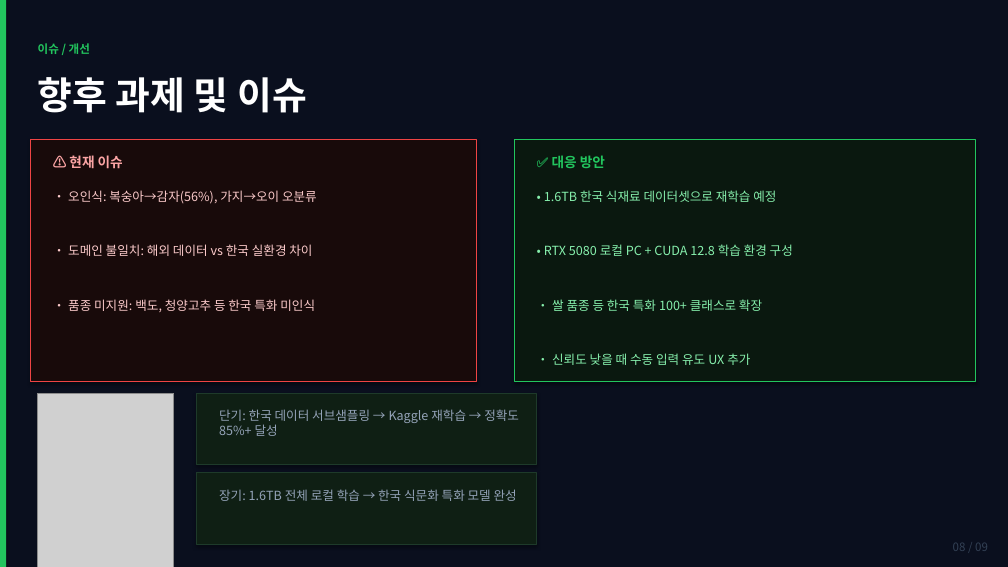
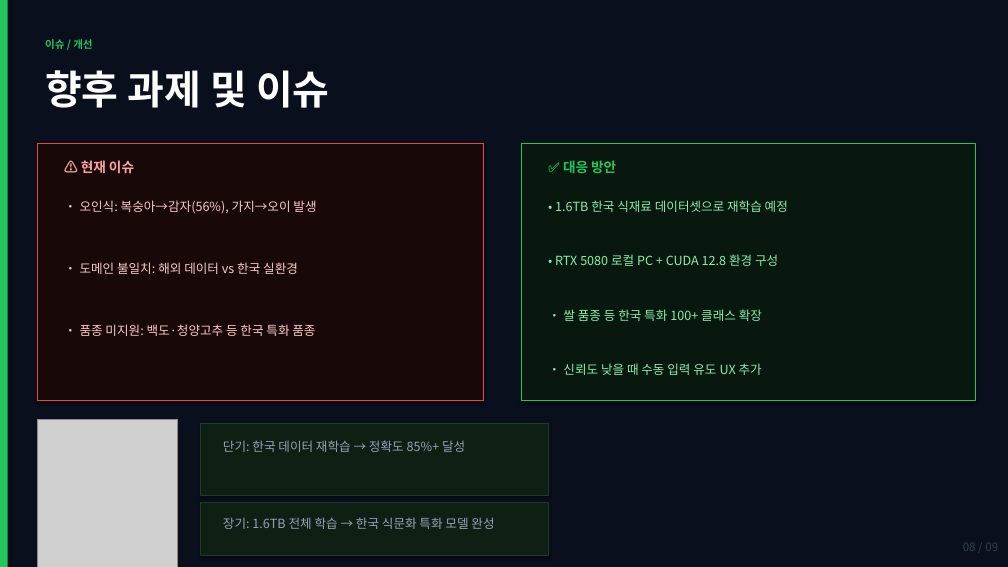
Before and after one commit to jerrryyy12/freeze, a slide deck: slide 8 of Freeze_발표자료.pptx. Drawn at 1008x567 pixels with LibreOffice and Linux fonts; fonts in the diff are those of the drawing; grey boxes stand for pictures. Boxes give left, top, right and bottom in pixels: in the first picture for what was removed or moved away, otherwise in the second. Text is boxed around its words. In the diff, an @@ line names an element or a change of style, - is before the commit and + after.

```diff
--- a/Freeze_발표자료.pptx
+++ b/Freeze_발표자료.pptx
@@ text "이슈 / 개선": place and size @@
-text "이슈 / 개선" at bbox=[38, 43, 90, 54]
+text "이슈 / 개선" at bbox=[45, 39, 92, 49]
@@ text "이슈 / 개선" at bbox=[45, 39, 92, 49]: size 11 to 10 pt @@
@@ text "향후 과제 및 이슈": place and size @@
-text "향후 과제 및 이슈" at bbox=[38, 77, 307, 113]
+text "향후 과제 및 이슈" at bbox=[45, 70, 329, 108]
@@ text "향후 과제 및 이슈" at bbox=[45, 70, 329, 108]: size 36 to 38 pt @@
@@ rectangle: place and size @@
-rectangle at bbox=[30, 140, 476, 382]
+rectangle at bbox=[38, 144, 484, 401]
@@ rectangle at bbox=[38, 144, 484, 401]: fill #180A0A to #180808 @@
@@ rectangle: place and size @@
-rectangle at bbox=[514, 140, 975, 382]
+rectangle at bbox=[522, 144, 975, 401]
@@ rectangle at bbox=[522, 144, 975, 401]: fill #0A180F to #08180E @@
@@ text "⚠️ 현재 이슈": place and size @@
-text "⚠️ 현재 이슈" at bbox=[69, 155, 123, 169]
+text "⚠️ 현재 이슈" at bbox=[81, 160, 134, 174]
@@ text "✅ 대응 방안": place and size @@
-text "✅ 대응 방안" at bbox=[552, 155, 605, 168]
+text "✅ 대응 방안" at bbox=[563, 160, 616, 173]
@@ text at bbox=[80, 200, 316, 214]: text changed @@
-• 오인식: 복숭아→감자(56%), 가지→오이 오분류
+• 오인식: 복숭아→감자(56%), 가지→오이 발생
@@ text "• 1.6TB 한국 식재료 데이터셋으로 ...": place and size @@
-text "• 1.6TB 한국 식재료 데이터셋으로 ..." at bbox=[544, 190, 776, 202]
+text "• 1.6TB 한국 식재료 데이터셋으로 ..." at bbox=[555, 200, 788, 212]
@@ text at bbox=[80, 262, 298, 274]: text changed @@
-• 도메인 불일치: 해외 데이터 vs 한국 실환경 차이
+• 도메인 불일치: 해외 데이터 vs 한국 실환경
@@ text at bbox=[555, 254, 778, 266]: text changed @@
-• RTX 5080 로컬 PC + CUDA 12.8 학습 환경 구성
+• RTX 5080 로컬 PC + CUDA 12.8 환경 구성
@@ text at bbox=[80, 324, 315, 336]: text changed @@
-• 품종 미지원: 백도, 청양고추 등 한국 특화 미인식
+• 품종 미지원: 백도·청양고추 등 한국 특화 품종
@@ text at bbox=[563, 309, 762, 321]: text changed @@
-• 쌀 품종 등 한국 특화 100+ 클래스로 확장
+• 쌀 품종 등 한국 특화 100+ 클래스 확장
@@ text "• 신뢰도 낮을 때 수동 ...": place and size @@
-text "• 신뢰도 낮을 때 수동 ..." at bbox=[552, 353, 750, 365]
+text "• 신뢰도 낮을 때 수동 ..." at bbox=[563, 363, 762, 375]
@@ picture: place and size @@
-picture at bbox=[38, 393, 174, 567]
+picture at bbox=[38, 420, 178, 567]
@@ rectangle: place and size @@
-rectangle at bbox=[197, 393, 537, 465]
+rectangle at bbox=[200, 423, 548, 495]
@@ text at bbox=[223, 440, 465, 452]: text changed @@
-단기: 한국 데이터 서브샘플링 → Kaggle 재학습 → 정확도 85%+ 달성
+단기: 한국 데이터 재학습 → 정확도 85%+ 달성
@@ rectangle: place and size @@
-rectangle at bbox=[197, 473, 537, 544]
+rectangle at bbox=[200, 503, 548, 556]
@@ text at bbox=[223, 517, 494, 529]: text changed @@
-장기: 1.6TB 전체 로컬 학습 → 한국 식문화 특화 모델 완성
+장기: 1.6TB 전체 학습 → 한국 식문화 특화 모델 완성
@@ text "08 / 09": place and size @@
-text "08 / 09" at bbox=[953, 543, 988, 551]
+text "08 / 09" at bbox=[963, 543, 998, 551]
@@ text "08 / 09" at bbox=[963, 543, 998, 551]: alignment left to right @@
```
Also in this commit, not shown: 8 other slides changed.
